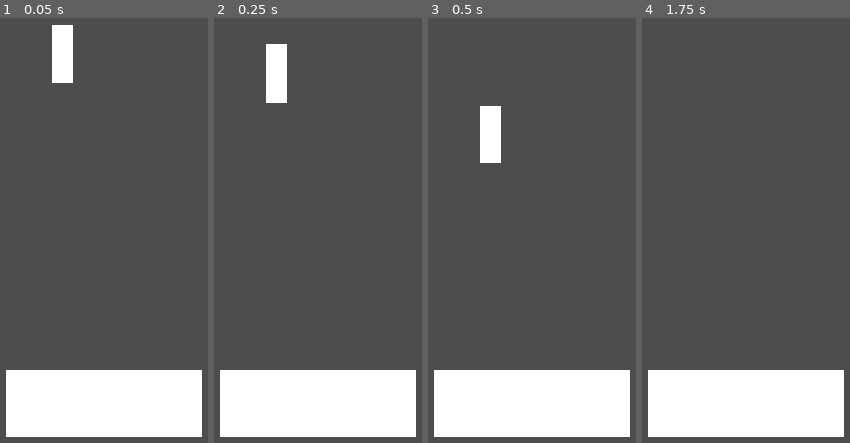
Above: before the commit, frames 1-4 (left to right).
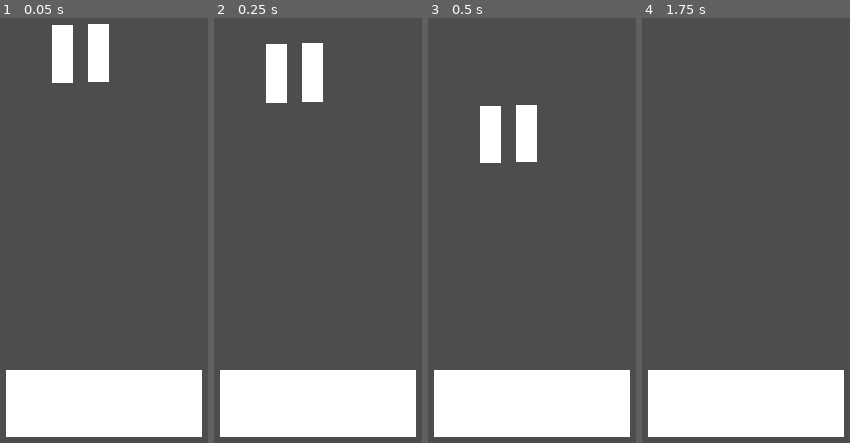
Above: after the commit, the same moments.

Repository: ThePT5/GodotTest
Game: Godot game, scene res://MainGame.tscn
Same seed, same stepped clock (60 frames per second), same inputs: the game is played once before the commit and once after it.
Inputs:
- Up to frame 1 (0.05 s): no input
- Up to frame 2 (0.25 s): no input
- Up to frame 3 (0.5 s): no input
- Up to frame 4 (1.75 s): tap Enter at 1.25 s

The runs differ from the first frame. In frame 1, 1.4% of the frame differs, in the area x 42-53%, y 1-16%; in frame 2, 1.4%, in the area x 42-53%, y 5-20%; in frame 3, 1.4%; in frame 4, nothing differs.

Commit message:
idk

Diff:
--- a/test/MainGame.tscn
+++ b/test/MainGame.tscn
@@ -7,6 +7,11 @@
 
 [node name="Trash" parent="." unique_id=420845606 instance=ExtResource("1_3tbxw")]
 position = Vector2(528, 60)
+trashType = 1
+
+[node name="Trash" parent="Trash" unique_id=1170681892 instance=ExtResource("1_3tbxw")]
+position = Vector2(51, -2)
+trashType = 0
 
 [node name="Node2D" parent="." unique_id=445860404 instance=ExtResource("2_e3m3f")]
 position = Vector2(429, 517)
--- a/test/Sorter.gd
+++ b/test/Sorter.gd
@@ -3,5 +3,5 @@
 @export_enum("rec", "nonRec") var trashType
 
 func _on_body_shape_entered(body_rid: RID, body: Node2D, body_shape_index: int, local_shape_index: int) -> void:
-	print(body_rid)
+	print(body.get_trashType())
 	body.queue_free()
--- a/test/trash.gd
+++ b/test/trash.gd
@@ -1,3 +1,6 @@
 extends RigidBody2D
 
 @export_enum("rec", "nonRec") var trashType
+
+func get_trashType() :
+	return trashType
